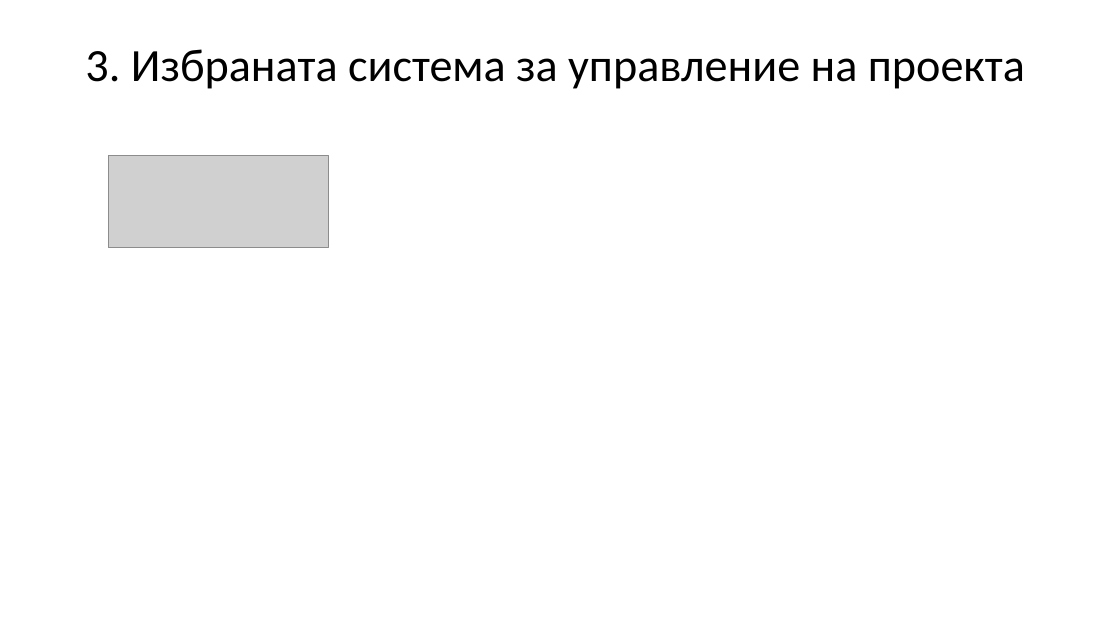
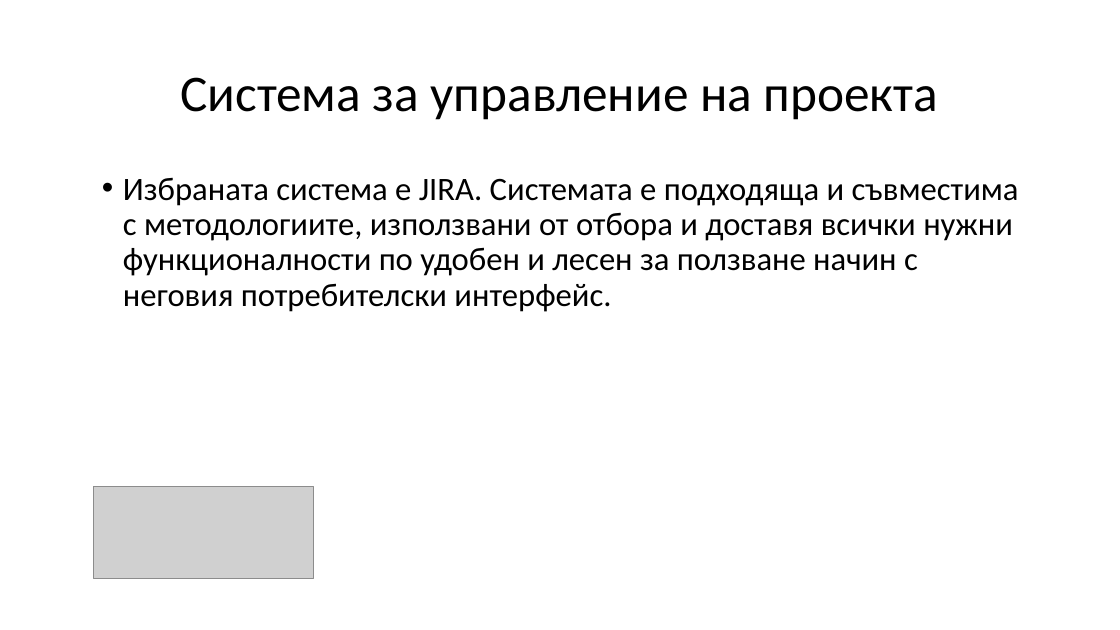
Before and after one commit to YovoTWW/MusicAppRepository, a slide deck: slide 6 of ТУ ВАРНА Music App Presentation.pptx (slide 4 before the commit). Drawn at 1120x630 pixels with LibreOffice and Linux fonts; fonts in the diff are those of the drawing; grey boxes stand for pictures. Boxes give left, top, right and bottom in pixels: in the first picture for what was removed or moved away, otherwise in the second. Text is boxed around its words. In the diff, an @@ line names an element or a change of style, - is before the commit and + after.

```diff
--- a/ТУ ВАРНА Music App Presentation.pptx
+++ b/ТУ ВАРНА Music App Presentation.pptx
@@ title at [180,77,938,120]: text changed; size 39.6 to 44 pt @@
-3. Избраната система за управление на проекта
+Система за управление на проекта
@@ text added at [123,178,1019,312], 28 pt, text #000000 @@
+• Избраната система е JIRA. Системата е подходяща и съвместима с методологиите, използвани от отбора и доставя всички нужни функционалности по удобен и лесен за ползване начин с неговия потребителски интерфейс.
@@ picture: place and size @@
-picture at [108,155,329,248]
+picture at [93,486,313,579]
```
Also in this commit, not shown: 8 other slides changed, 3 slides added, 1 slide removed, 1 other file.
